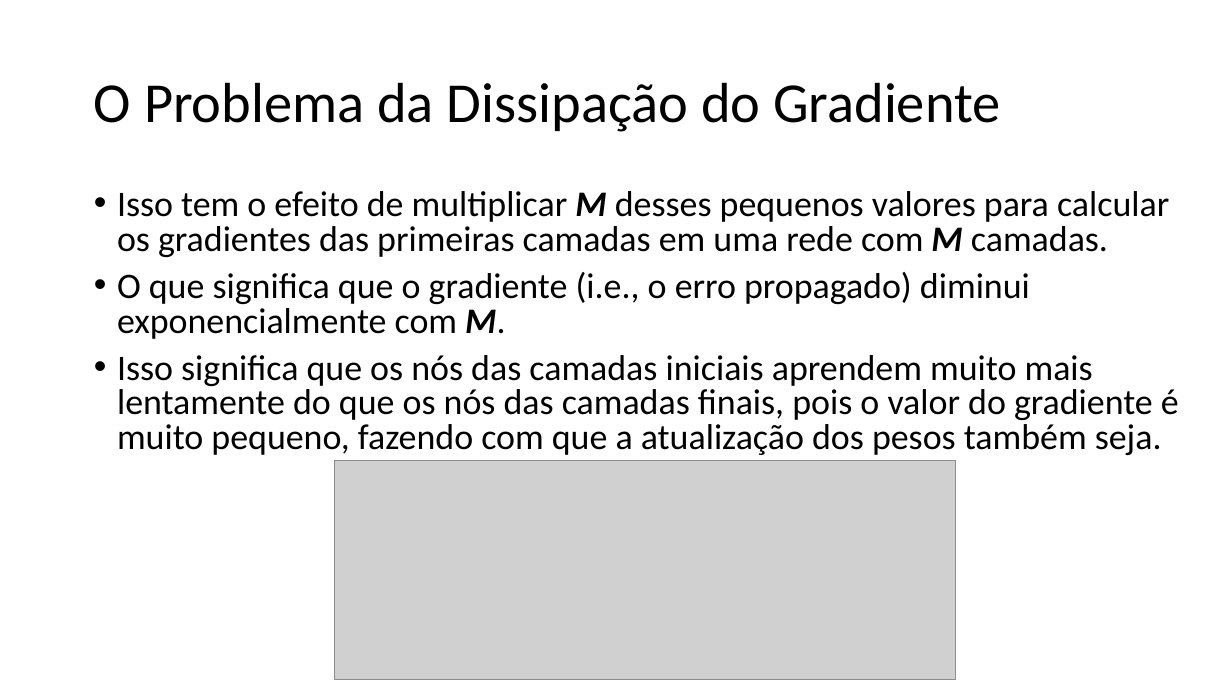
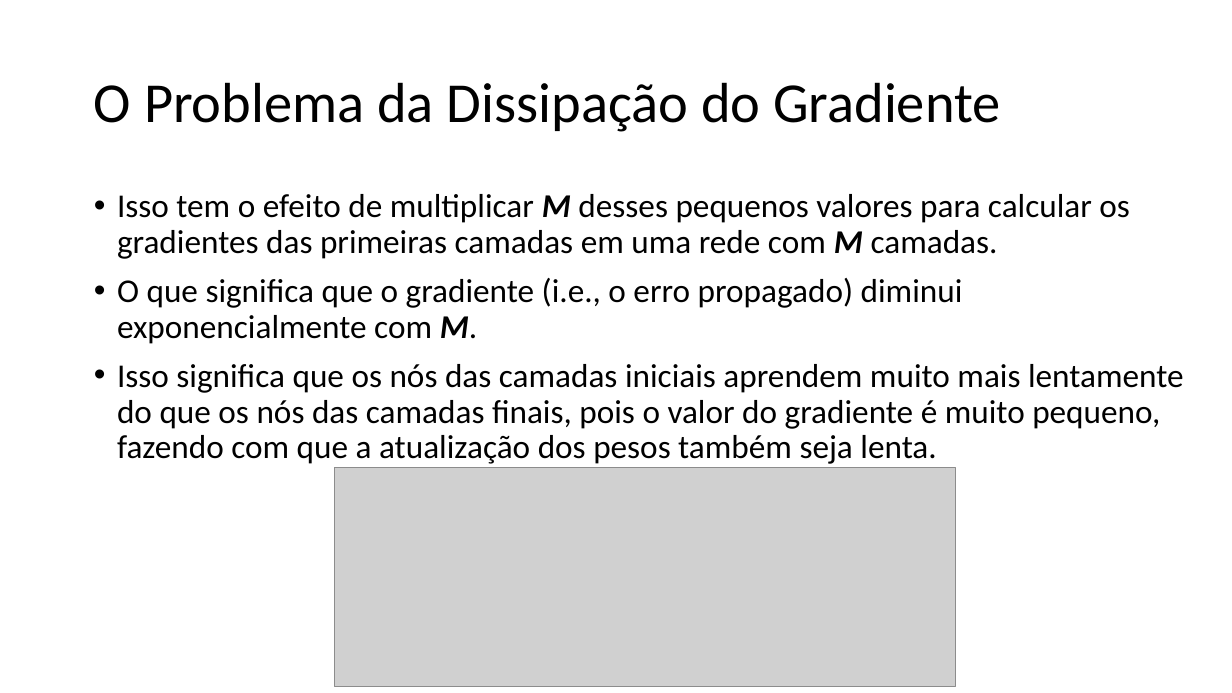
Before and after one commit to zz4fap/t320_aprendizado_de_maquina, a slide deck: slide 12 of slides/T320_Redes_Neurais_Artificiais (Parte II).pptx. Drawn at 1232x693 pixels with LibreOffice and Linux fonts; fonts in the diff are those of the drawing; grey boxes stand for pictures. Boxes give left, top, right and bottom in pixels: in the first picture for what was removed or moved away, otherwise in the second. Text is boxed around its words. In the diff, an @@ line names an element or a change of style, - is before the commit and + after.

```diff
--- a/slides/T320_Redes_Neurais_Artificiais (Parte II).pptx
+++ b/slides/T320_Redes_Neurais_Artificiais (Parte II).pptx
@@ text at (x1=117, y1=194, x2=1130, y2=344): size 28 to 25.9 pt in "Isso tem o efeito de multiplicar M ...", "O que significa que o gradiente (i.e., ..."; line spacing 0.8 to 0.9 @@
@@ text at (x1=117, y1=364, x2=1184, y2=464): text changed; size 28 to 25.9 pt @@
-• Isso significa que os nós das camadas iniciais aprendem muito mais lentamente do que os nós das camadas finais, pois o valor do gradiente é muito pequeno, fazendo com que a atualização dos pesos também seja.
+• Isso significa que os nós das camadas iniciais aprendem muito mais lentamente do que os nós das camadas finais, pois o valor do gradiente é muito pequeno, fazendo com que a atualização dos pesos também seja lenta.
@@ picture moved from (x1=335, y1=460, x2=956, y2=679) to (x1=335, y1=468, x2=956, y2=687) @@
```
Also in this commit, not shown: 8 other slides changed, 1 other file.
